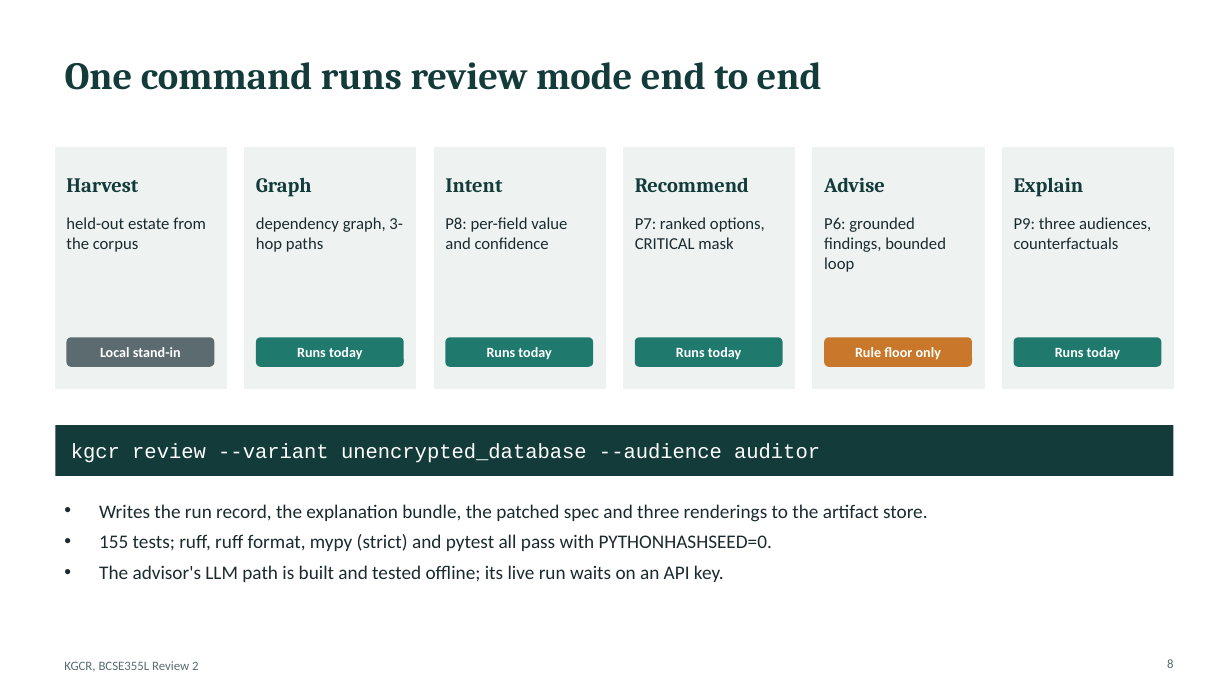
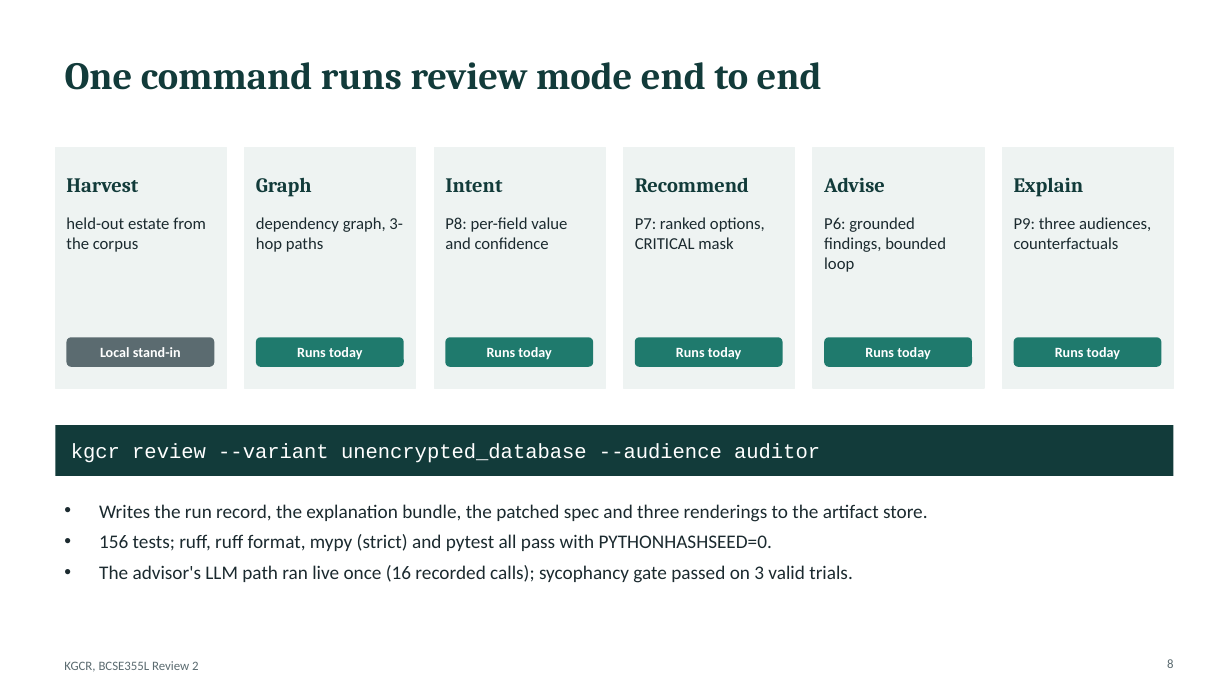
Before and after one commit to uditdaftary/KGCR_Cloud_Project_2026, a slide deck: slide 8 of presentation/KGCR_Review2.pptx. Drawn at 1232x693 pixels with LibreOffice and Linux fonts; fonts in the diff are those of the drawing. Boxes give left, top, right and bottom in pixels: in the first picture for what was removed or moved away, otherwise in the second. Text is boxed around its words. In the diff, an @@ line names an element or a change of style, - is before the commit and + after.

Commit message:
docs: replace not-run statements with the live advisor result and its caveats

```diff
--- a/presentation/KGCR_Review2.pptx
+++ b/presentation/KGCR_Review2.pptx
@@ rounded rectangle "Runs today" at <box>824,337,972,367</box>: fill #C9772A to #1F7A6D @@
@@ text in rounded rectangle at <box>865,347,930,360</box>: text changed @@
-Rule floor only
+Runs today
@@ text at <box>99,534,853,583</box>: text changed @@
-• 155 tests; ruff, ruff format, mypy (strict) and pytest all pass with PYTHONHASHSEED=0.
-• The advisor's LLM path is built and tested offline; its live run waits on an API key.
+• 156 tests; ruff, ruff format, mypy (strict) and pytest all pass with PYTHONHASHSEED=0.
+• The advisor's LLM path ran live once (16 recorded calls); sycophancy gate passed on 3 valid trials.
```
Also in this commit, not shown: 5 other slides changed, 9 other files.
